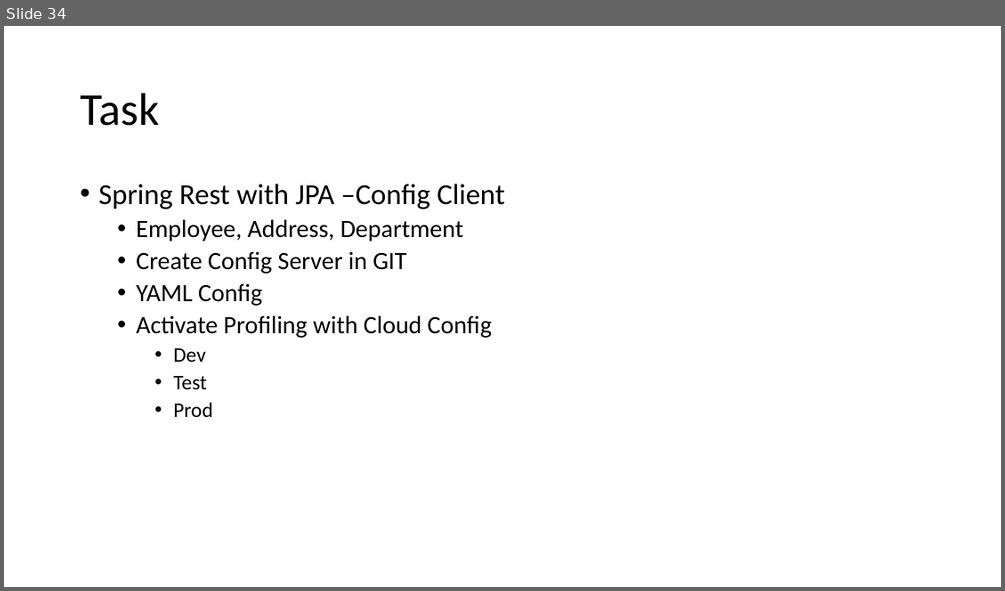
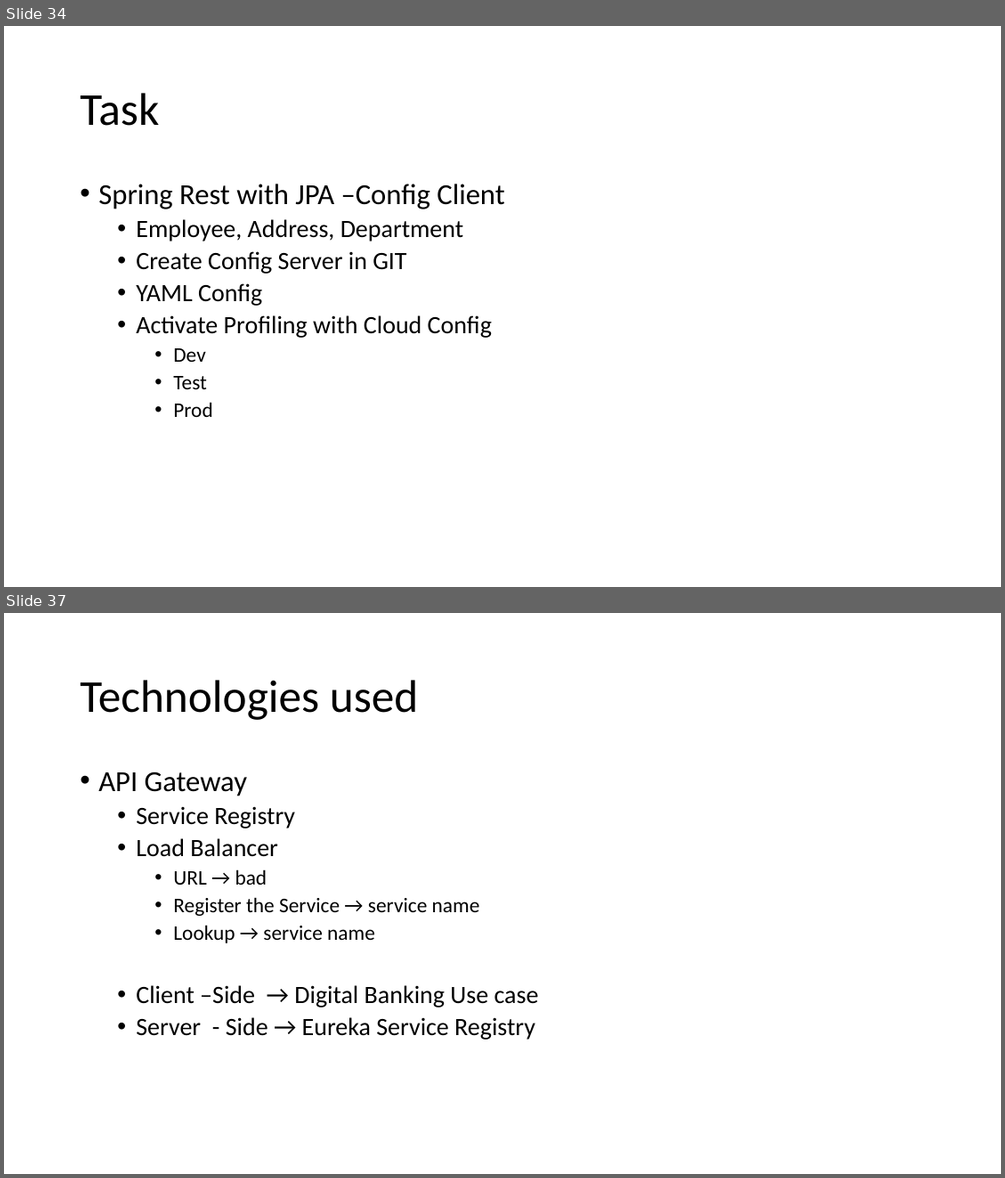
Before and after one commit to priyangm/pod_trg, a slide deck: FinishingSchool-June.pptx. Shown one above the other, each under a label of ours: slide 34 before the commit, slides 34 and 37 after it; the slides between them are not shown. The pictures are 1005x591 and 1005x1178 pixels, drawn with LibreOffice and Linux fonts; fonts in the diff are those of the drawing. Boxes give left, top, right and bottom in pixels: in the first picture for what was removed or moved away, otherwise in the second. Text is boxed around its words. In the diff, an @@ line names an element or a change of style, - is before the commit and + after.

```diff
--- a/FinishingSchool-June.pptx
+++ b/FinishingSchool-June.pptx
@@ slide 37 added at [4, 613, 1001, 1174], background #FFFFFF @@
@@ title added at [80, 680, 418, 720], 44 pt, text #000000 @@
+Technologies used
@@ text added at [98, 771, 539, 1039], 24 pt, text #000000 @@
+• API Gateway
+  • Service Registry
+  • Load Balancer
+    • URL → bad
+    • Register the Service → service name
+    • Lookup → service name
+  • Client –Side → Digital Banking Use case
+  • Server - Side → Eureka Service Registry
```
Also in this commit, not shown: 5 other slides added.
